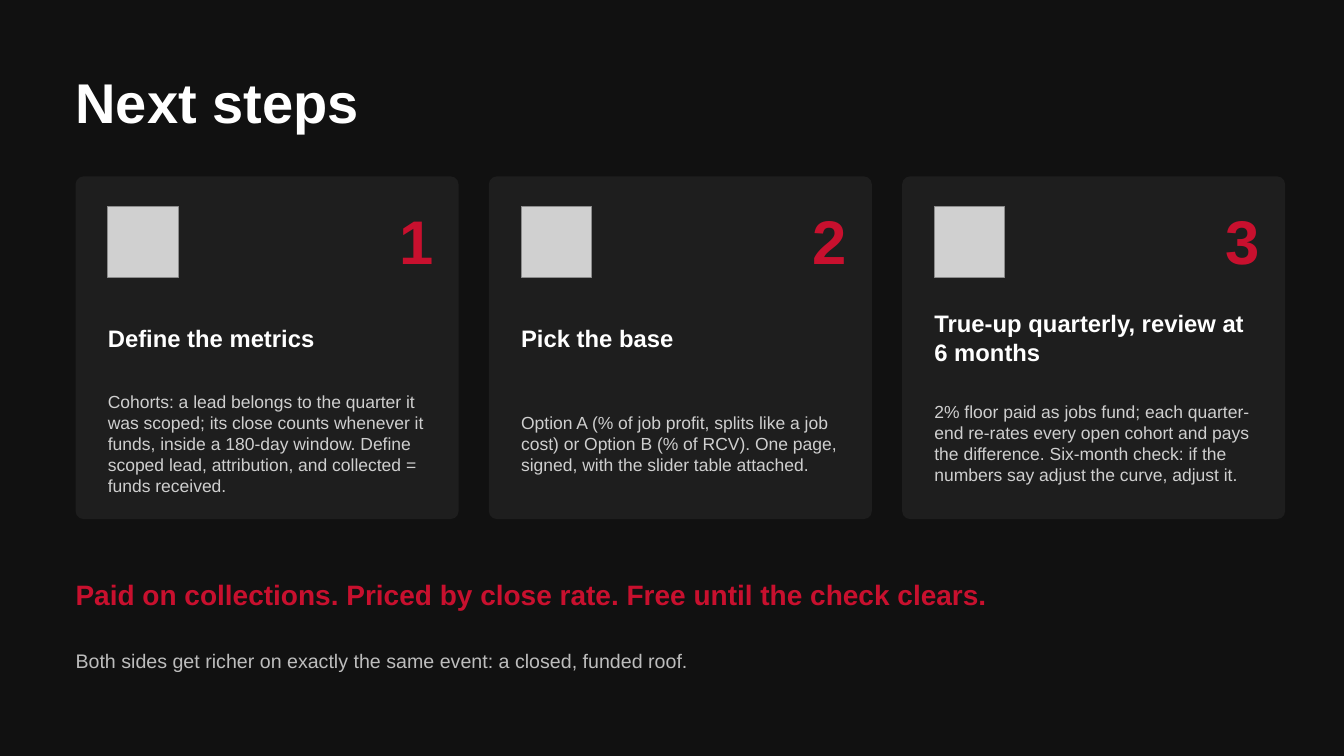
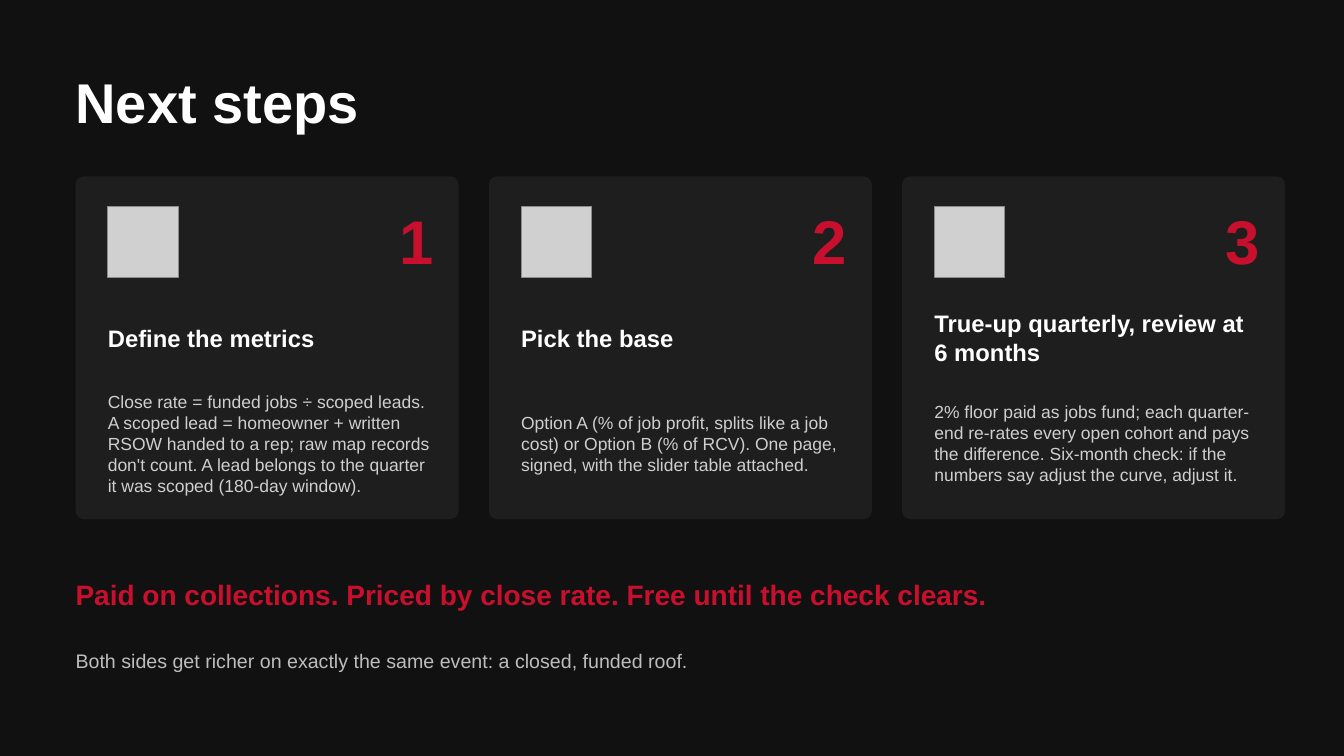
Before and after one commit to DommyD26/roofing-site-template, a slide deck: slide 8 of pitch/Commission-Plan.pptx. Drawn at 1344x756 pixels with LibreOffice and Linux fonts; fonts in the diff are those of the drawing; grey boxes stand for pictures. Boxes give left, top, right and bottom in pixels: in the first picture for what was removed or moved away, otherwise in the second. Text is boxed around its words. In the diff, an @@ line names an element or a change of style, - is before the commit and + after.

```diff
--- a/pitch/Commission-Plan.pptx
+++ b/pitch/Commission-Plan.pptx
@@ text at (x1=108, y1=395, x2=429, y2=496): text changed @@
-Cohorts: a lead belongs to the quarter it was scoped; its close counts whenever it funds, inside a 180-day window. Define scoped lead, attribution, and collected = funds received.
+Close rate = funded jobs ÷ scoped leads. A scoped lead = homeowner + written RSOW handed to a rep; raw map records don't count. A lead belongs to the quarter it was scoped (180-day window).
```
Also in this commit, not shown: 1 other file.
